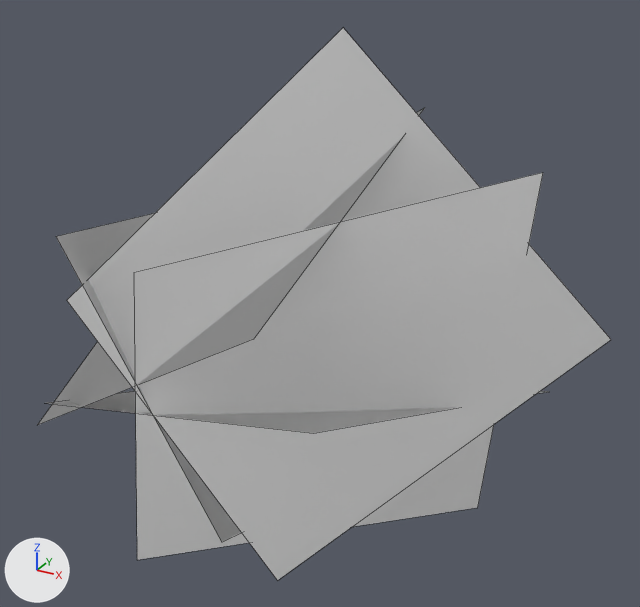
The Blender file Assets/Models/Grass/Grass1/Grass1.blend, before and after one commit.
Camera for both pictures: a 50 mm camera at (0.65, 3.61, 14.26) aimed at (-1.9, 8.26, 11.94). The lights are fixed; the arrows at lower left show +X, +Y and +Z. Mesh edges are drawn as thin lines.

The scene before the commit, as lines of its bpy script (objects in view):
```python
me_plane_004 = bpy.data.meshes.new('Plane.004')
me_plane_004.from_pydata(...)  # 20 vertices, 5 faces; spans x -2.31..1.09, y -0.97..2.51, z -1.73..1.9
me_plane_004.materials.append(mat_grassfromtexture_003)  # its picture is missing
ob_grass_003 = bpy.data.objects.new('Grass.003', me_plane_004)
ob_grass_003.location = (-2.115, 7.243, 11.718)
ob_grass_003.rotation_euler = (0.0, 0.0, -0.978)  # degrees (0, 0, -56)
ob_grass_003.visible_shadow = False
```
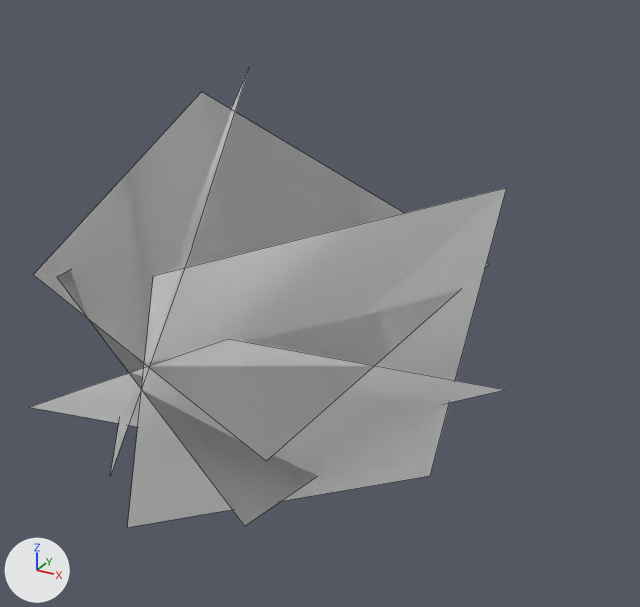
Edits to the scene script, one JSON object a line:
```json
{"block": "me_plane_004", "where": "# used by ob_grass_003; location = (-2.115, 7.243, 11.718); rotation_euler = (0.0, 0.0, -0.978), in degrees (0, 0, -56)"}
{"op": "remove", "block": "me_plane_004", "code": "me_plane_004.from_pydata(...)  # 20 vertices, 5 faces; spans x -2.31..1.09, y -0.97..2.51, z -1.73..1.9"}
{"op": "add", "block": "me_plane_004", "code": "me_plane_004.from_pydata(...)  # 40 vertices, 30 faces; spans x -2.06..1.24, y -0.19..2.17, z -1.78..1.47"}
{"block": "me_plane_004", "change": "me_plane_004 part 1: the loose piece of 4 vertices spanning x -1.92..1.09, y -0.89..2.3, z -0.93..0.37 is rebuilt with 8 vertices and now spans x -1.8..0.38, y -0.19..2.16, z -1.56..0.59"}
{"block": "me_plane_004", "change": "me_plane_004 part 2: the loose piece of 4 vertices spanning x -0.6..0.5, y -0.41..2.04, z -1.38..1.15 is rebuilt with 8 vertices and now spans x -0.52..1.15, y -0.19..2.0, z -1.56..0.93"}
{"block": "me_plane_004", "change": "me_plane_004 part 3: the loose piece of 4 vertices spanning x -1.07..0.96, y -0.66..2.51, z -0.57..1.9 is rebuilt with 8 vertices and now spans x -1.33..0.99, y -0.18..2.08, z -0.19..1.3"}
{"block": "me_plane_004", "change": "me_plane_004 part 4"}
{"block": "me_plane_004", "change": "8 vertices are removed from x -2.31..0.9, y -0.97..1.44, z -1.73..1.41"}
{"block": "me_plane_004", "change": "2 faces are deleted"}
{"block": "me_plane_004", "change": "16 vertices are added at x -2.06..1.24, y -0.18..2.17, z -1.78..1.47"}
{"block": "me_plane_004", "change": "12 new faces join them"}
{"op": "set", "path": "ob_grass_003.rotation_euler", "old": "(0.0, 0.0, -0.978)", "new": "(0.0, 0.0, 0.0)", "note": "degrees (0, 0, -56) -> degrees (0, 0, 0)"}
```

What differs and where, as boxes [x1, y1, x2, y2] in the pictures (640 x 607 px):
```json
{"object": "Grass.003", "change": "reshaped, turned", "before": [38, 28, 611, 580], "after": [30, 69, 506, 527]}
{"part": 1, "of": "me_plane_004", "change": "rebuilt", "before": [48, 391, 549, 433], "after": [57, 270, 318, 526]}
{"part": 2, "of": "me_plane_004", "change": "rebuilt", "before": [134, 173, 543, 560], "after": [128, 188, 506, 527], "on screen": "8% narrower, 12% shorter"}
{"part": 3, "of": "me_plane_004", "change": "rebuilt", "before": [67, 28, 611, 580], "after": [34, 92, 489, 461], "on screen": "16% narrower, 33% shorter"}
{"part": 4, "of": "me_plane_004", "change": "built on", "before": [38, 108, 424, 542], "after": [30, 69, 504, 475]}
```
